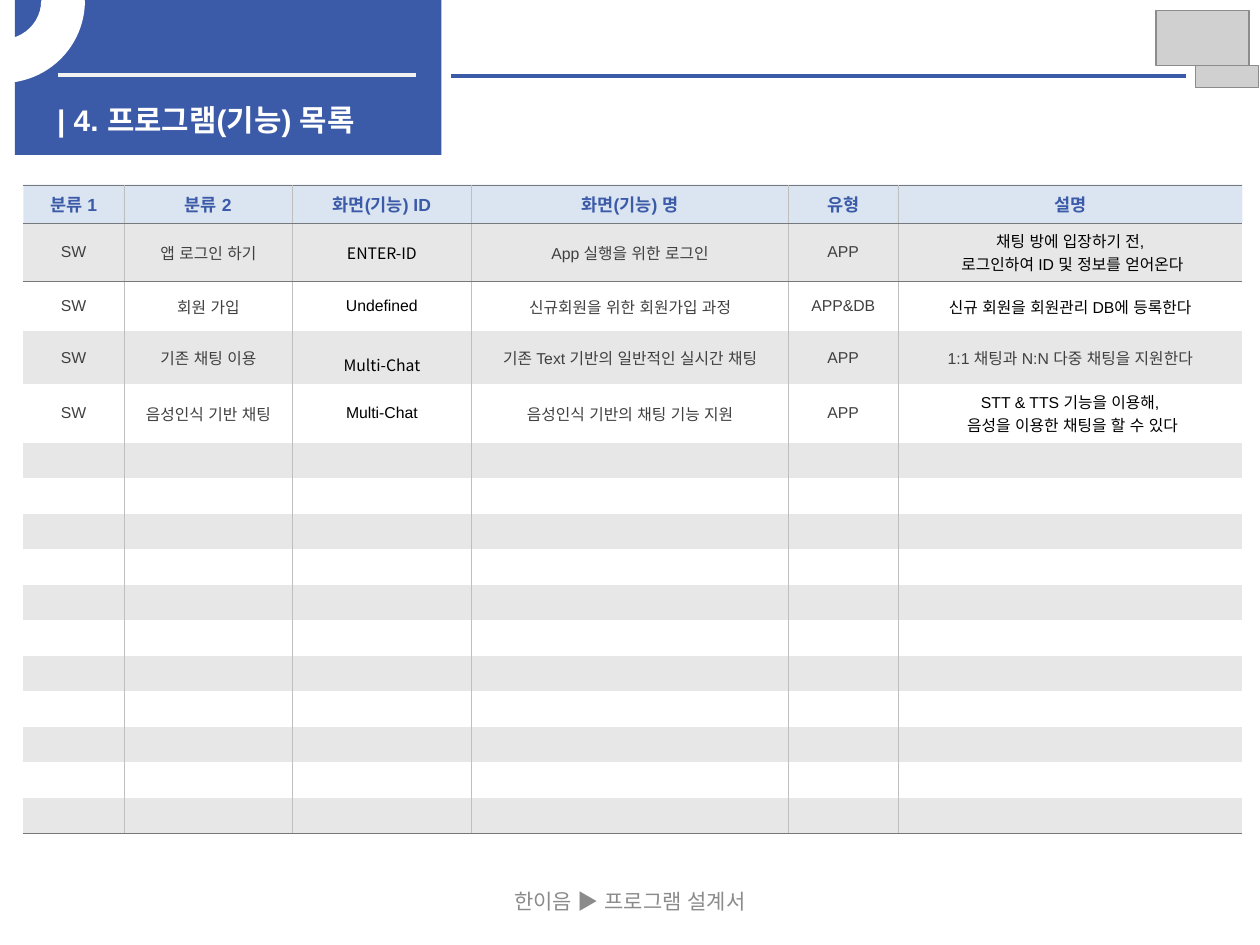
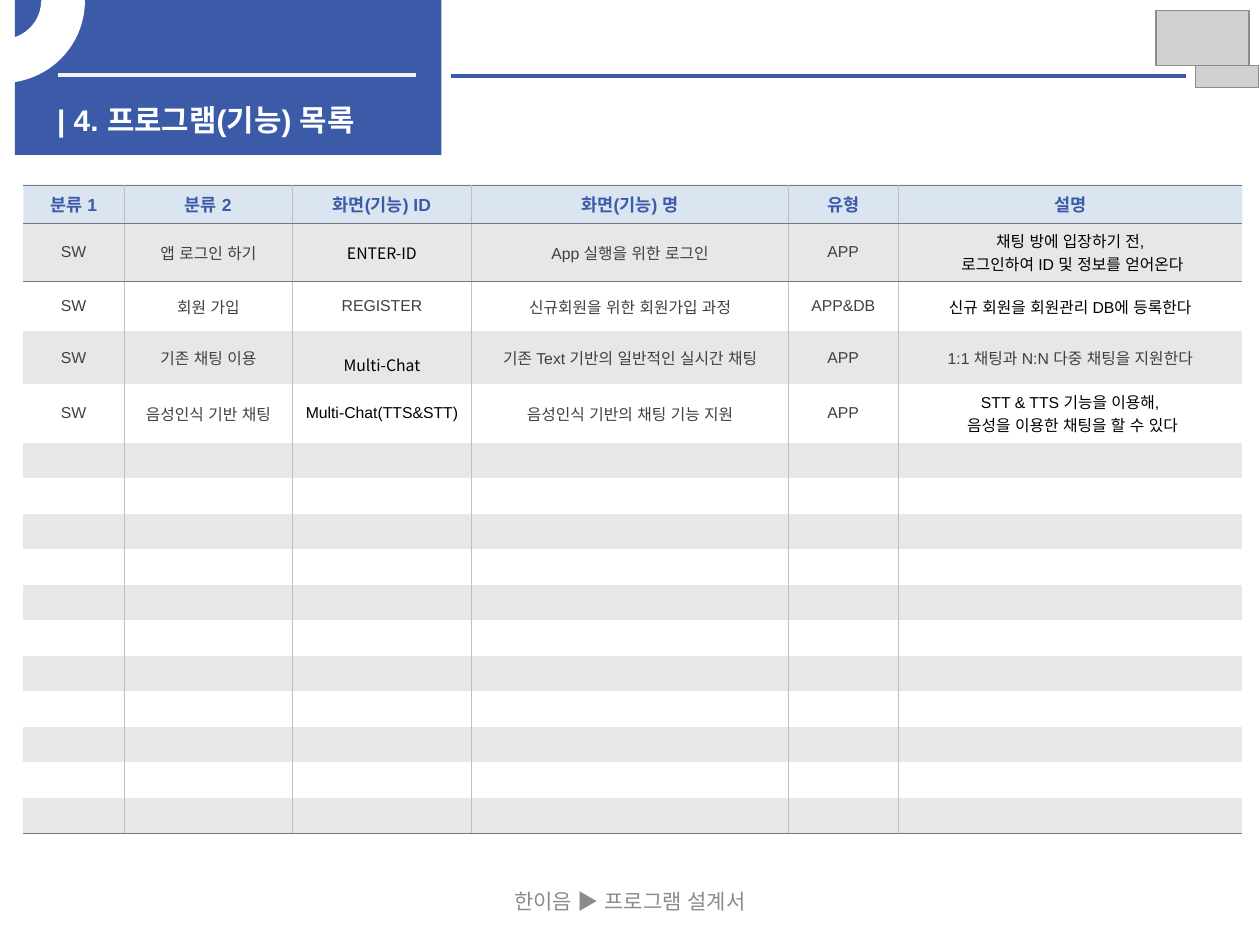
Before and after one commit to jee00609/Chatting, a slide deck: slide 6 of SW개발_HW 제작 설계서.pptx. Drawn at 1260x945 pixels with LibreOffice and Linux fonts; fonts in the diff are those of the drawing; grey boxes stand for pictures. Boxes give left, top, right and bottom in pixels: in the first picture for what was removed or moved away, otherwise in the second. Text is boxed around its words. In the diff, an @@ line names an element or a change of style, - is before the commit and + after.

```diff
--- a/SW개발_HW 제작 설계서.pptx
+++ b/SW개발_HW 제작 설계서.pptx
@@ table at [23,185,1244,791] @@
-row 3, column 3: Undefined
+row 3, column 3: REGISTER
-row 5, column 3: Multi-Chat
+row 5, column 3: Multi-Chat(TTS&STT)
```
Also in this commit, not shown: 16 other slides changed, 11 slides added.
